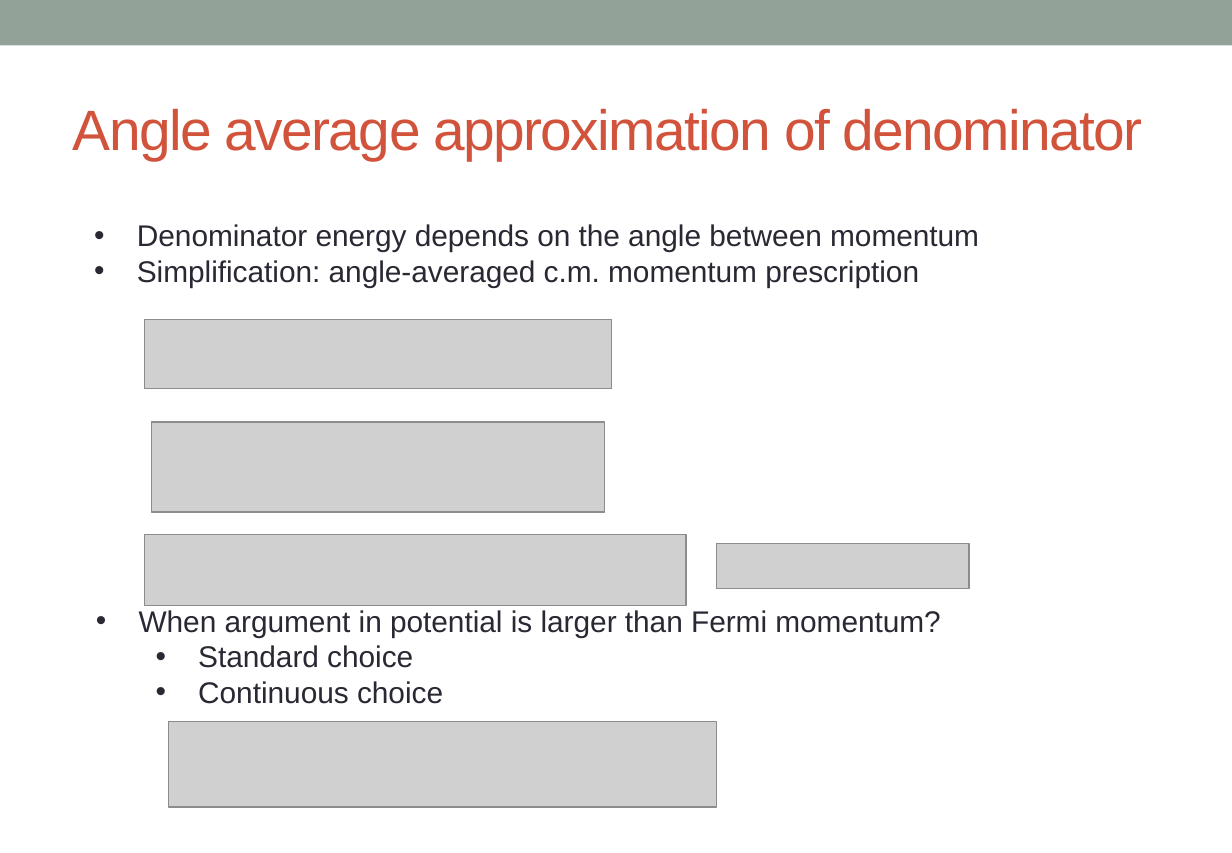
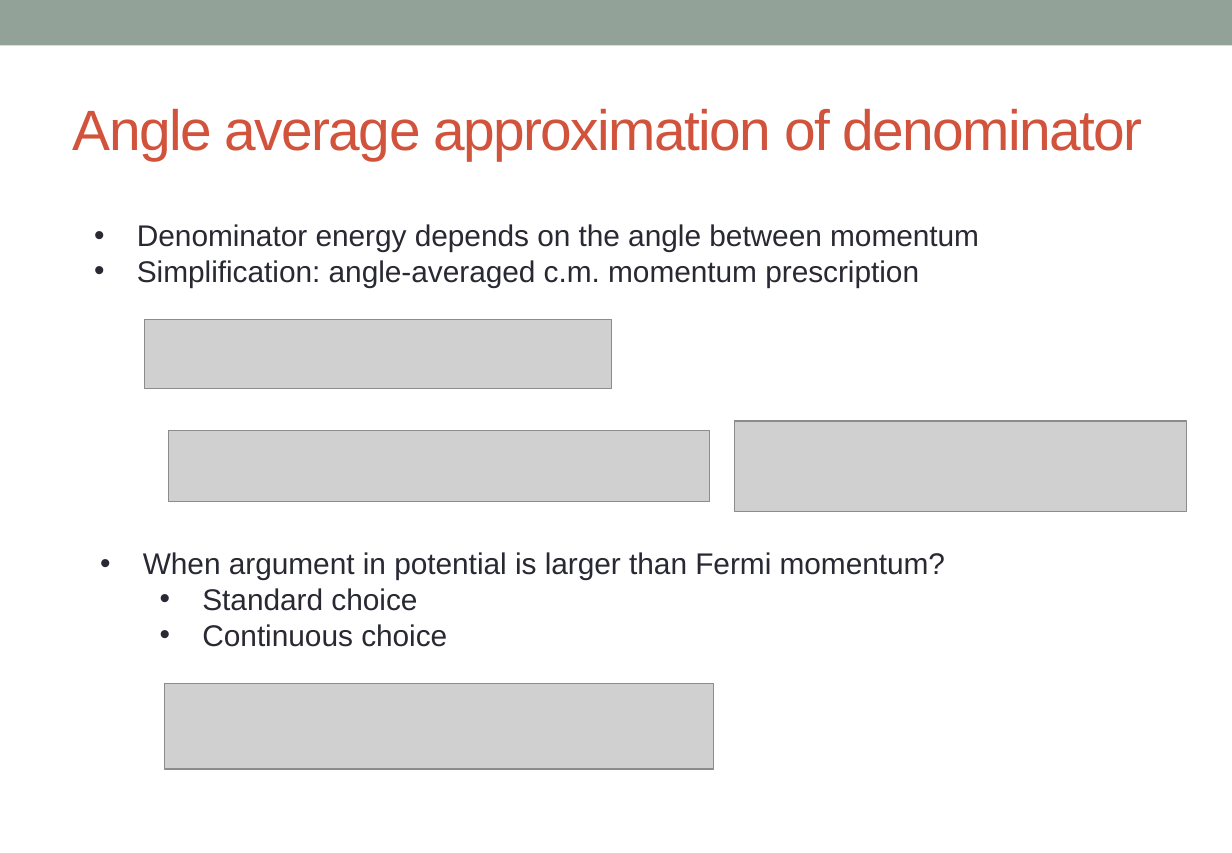
Before and after one commit to alphacentaury-github/NPSS2020, a slide deck: slide 13 of 20221201_숭실대_BHF_송영호.pptx (slide 12 before the commit). Drawn at 1232x853 pixels with LibreOffice and Linux fonts; fonts in the diff are those of the drawing; grey boxes stand for pictures. Boxes give left, top, right and bottom in pixels: in the first picture for what was removed or moved away, otherwise in the second. Text is boxed around its words. In the diff, an @@ line names an element or a change of style, - is before the commit and + after.

```diff
--- a/20221201_숭실대_BHF_송영호.pptx
+++ b/20221201_숭실대_BHF_송영호.pptx
@@ picture: place and size @@
-picture at (144,535,686,606)
+picture at (168,431,710,503)
@@ picture: place and size @@
-picture at (151,422,604,512)
+picture at (735,421,1188,511)
@@ text "When argument in potential is ...": place and size @@
-text "When argument in potential is ..." at (139,610,940,704)
+text "When argument in potential is ..." at (143,552,945,647)
@@ picture removed at (717,544,969,589) @@
@@ picture: place and size @@
-picture at (168,722,717,808)
+picture at (165,684,713,769)
```
Also in this commit, not shown: 13 other slides changed, 1 slide added.
